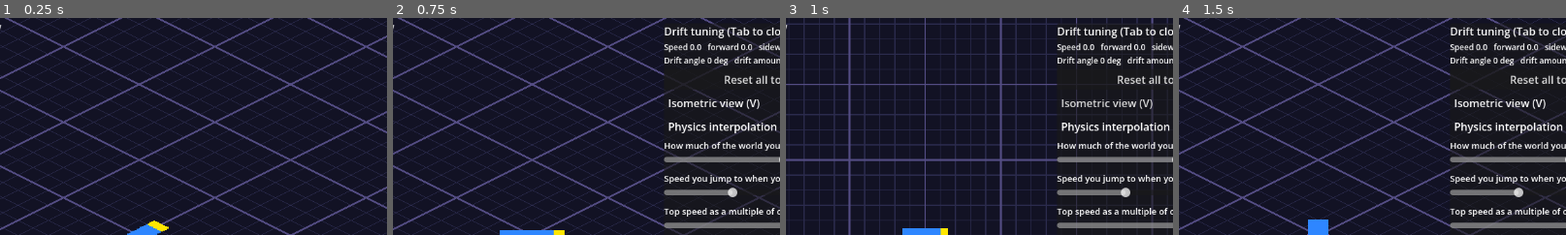
Above: before the commit, frames 1-4 (left to right).
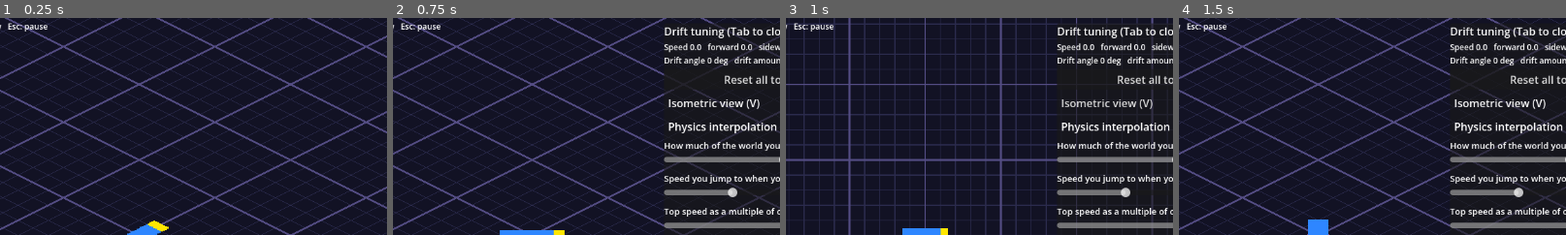
Above: after the commit, the same moments.

Repository: akyrat/solid-carbide-game
Game: Godot game, scene res://scenes/drift_prototype/drift_prototype.tscn
Two runs of this game, one before a commit and one after it. Both use one fixed random seed, a clock stepped at 60 frames per second and the inputs below.
Inputs (mouse positions are % of the whole screen's width and height, from its top left):
- Up to frame 1 (0.25 s): no input
- Up to frame 2 (0.75 s): tap Enter at 0.5 s; move the mouse to (72, 45) at 0.52 s; hold D (car_steer_right) from 0.53 s (still down); tap Tab (toggle_tuning_panel) at 0.6 s; click (72, 45) at 0.67 s
- Up to frame 3 (1 s): keep holding D (car_steer_right); tap V (toggle_view) at 0.8 s
- Up to frame 4 (1.5 s): release D (car_steer_right) at 1.25 s; click "Isometric view (V)" at 1.25 s
The pictures show only the part of the screen within x 32-82%, y 0-50%; the shares and areas given below are measured in that part.

The runs differ from the first frame. In frame 1, 0.2% of the frame differs, in the area x 2-13%, y 2-7%; in frame 2, 0.2%; in frame 3, 0.2%; in frame 4, 0.2%.

Commit message:
T-015: Escape pauses, pause screen with camera zoom slider saved between sessions
Co-Authored-By: Claude Sonnet 5.5 <noreply@anthropic.com>
Claude-Session: https://claude.ai/code/session_01BsKNceX51zuzG83VBfecS3

Diff:
--- a/game/project.godot
+++ b/game/project.godot
@@ -40,6 +40,11 @@
 "events": [Object(InputEventKey,"resource_local_to_scene":false,"resource_name":"","device":-1,"window_id":0,"alt_press …(192 unchanged characters)…
 ]
 }
+pause={
+"deadzone": 0.2,
+"events": [Object(InputEventKey,"resource_local_to_scene":false,"resource_name":"","device":-1,"window_id":0,"alt_pressed":false,"shift_pressed":false,"ctrl_pressed":false,"meta_pressed":false,"pressed":false,"keycode":0,"physical_keycode":4194305,"key_label":0,"unicode":0,"location":0,"echo":false,"script":null)
+]
+}
 toggle_tuning_panel={
 "deadzone": 0.2,
 "events": [Object(InputEventKey,"resource_local_to_scene":false,"resource_name":"","device":-1,"window_id":0,"alt_press …(195 unchanged characters)…
--- a/game/scripts/driving/drift_prototype.gd
+++ b/game/scripts/driving/drift_prototype.gd
@@ -12,6 +12,8 @@
 const CarSpriteScript := preload("res://scripts/driving/car_sprite.gd")
 const GroundGridScript := preload("res://scripts/driving/ground_grid.gd")
 const TuningPanelScript := preload("res://scripts/driving/tuning_panel.gd")
+const PauseScreenScript := preload("res://scripts/ui/pause_screen.gd")
+const GameSettingsScript := preload("res://scripts/ui/game_settings.gd")
 
 const ACTION_TOGGLE_PANEL := "toggle_tuning_panel"
 const ACTION_TOGGLE_VIEW := "toggle_view"
@@ -34,6 +36,7 @@
 var camera: Camera2D
 var panel: CanvasLayer
 var hint: CanvasLayer
+var pause_screen: CanvasLayer
 
 
 func _ready() -> void:
@@ -74,15 +77,22 @@
 	hint = CanvasLayer.new()
 	hint.name = "Hint"
 	var hint_label := Label.new()
-	hint_label.text = "W/S drive, A/D steer   Tab: tuning panel   V: flat / isometric view"
+	hint_label.text = "W/S drive, A/D steer   Tab: tuning panel   V: flat / isometric view   Esc: pause"
 	hint_label.position = Vector2(8, 4)
 	hint_label.add_theme_font_size_override("font_size", 12)
 	hint.add_child(hint_label)
 	add_child(hint)
 
+	zoom = GameSettingsScript.load_zoom()
+	pause_screen = PauseScreenScript.new()
+	pause_screen.name = "PauseScreenLayer"
+	add_child(pause_screen)
+	pause_screen.setup(self)
+
 	set_physics_interpolation(physics_interpolation)
 	set_view(view)
 	set_zoom(zoom)
+	panel.refresh()
 	get_viewport().size_changed.connect(_apply_zoom)
 	car.stepped.connect(sync_view)
 
--- /dev/null
+++ b/game/scripts/ui/game_settings.gd
@@ -0,0 +1,31 @@
+class_name GameSettings
+extends RefCounted
+## The player's saved settings, in a small file under user:// (task T-015).
+## For now only the camera zoom. No nodes, so tests run it directly.
+
+const DEFAULT_ZOOM := 14.4
+const MIN_ZOOM := 6.0
+const MAX_ZOOM := 20.0
+const DEFAULT_PATH := "user://settings.cfg"
+
+## Where the settings are read and written. Tests point this at a test file.
+static var path := DEFAULT_PATH
+
+
+## The saved camera zoom, or DEFAULT_ZOOM when there is no file or no valid value.
+static func load_zoom() -> float:
+	var cfg := ConfigFile.new()
+	if cfg.load(path) != OK:
+		return DEFAULT_ZOOM
+	var v = cfg.get_value("camera", "zoom", DEFAULT_ZOOM)
+	if not (v is float or v is int):
+		return DEFAULT_ZOOM
+	return clampf(float(v), MIN_ZOOM, MAX_ZOOM)
+
+
+## Saves the camera zoom, keeping any other settings already in the file.
+static func save_zoom(zoom: float) -> bool:
+	var cfg := ConfigFile.new()
+	cfg.load(path)
+	cfg.set_value("camera", "zoom", clampf(zoom, MIN_ZOOM, MAX_ZOOM))
+	return cfg.save(path) == OK
--- /dev/null
+++ b/game/scripts/ui/pause_screen.gd
@@ -0,0 +1,123 @@
+extends CanvasLayer
+## The pause screen (task T-015): a title, a hint that Escape resumes and one
+## setting, the camera zoom slider. Escape (the "pause" action) pauses and
+## resumes. It only shows the screen and collects input; the zoom itself is set
+## by the scene it belongs to (set_zoom) and saved by GameSettings.
+## Texts are from task T-047.
+
+const GameSettingsScript := preload("res://scripts/ui/game_settings.gd")
+
+const ACTION_PAUSE := "pause"
+const TEXT_TITLE := "Paused"
+const TEXT_HINT := "Press Escape to get back to the stream."
+const TEXT_ZOOM_LABEL := "Camera zoom, for the fans"
+
+## The scene whose camera zoom this slider sets (needs `zoom` and set_zoom()).
+var target: Node
+var zoom_slider: HSlider
+var title_label: Label
+var hint_label: Label
+var zoom_label: Label
+var _value_label: Label
+var _root: Control
+
+
+func setup(t: Node) -> void:
+	target = t
+	layer = 20
+	process_mode = Node.PROCESS_MODE_ALWAYS
+	_root = Control.new()
+	_root.name = "PauseScreen"
+	_root.set_anchors_preset(Control.PRESET_FULL_RECT)
+	add_child(_root)
+	var dim := ColorRect.new()
+	dim.color = Color(0, 0, 0, 0.6)
+	dim.set_anchors_preset(Control.PRESET_FULL_RECT)
+	_root.add_child(dim)
+	var center := CenterContainer.new()
+	center.set_anchors_preset(Control.PRESET_FULL_RECT)
+	_root.add_child(center)
+	var box := VBoxContainer.new()
+	box.custom_minimum_size.x = 420.0
+	box.add_theme_constant_override("separation", 12)
+	center.add_child(box)
+
+	title_label = Label.new()
+	title_label.text = TEXT_TITLE
+	title_label.horizontal_alignment = HORIZONTAL_ALIGNMENT_CENTER
+	title_label.add_theme_font_size_override("font_size", 48)
+	box.add_child(title_label)
+	hint_label = Label.new()
+	hint_label.text = TEXT_HINT
+	hint_label.horizontal_alignment = HORIZONTAL_ALIGNMENT_CENTER
+	hint_label.add_theme_font_size_override("font_size", 18)
+	box.add_child(hint_label)
+	zoom_label = Label.new()
+	zoom_label.text = TEXT_ZOOM_LABEL
+	zoom_label.add_theme_font_size_override("font_size", 16)
+	box.add_child(zoom_label)
+	var row := HBoxContainer.new()
+	box.add_child(row)
+	zoom_slider = HSlider.new()
+	zoom_slider.name = "ZoomSlider"
+	zoom_slider.min_value = GameSettingsScript.MIN_ZOOM
+	zoom_slider.max_value = GameSettingsScript.MAX_ZOOM
+	zoom_slider.step = 0.1
+	zoom_slider.value = target.zoom
+	zoom_slider.size_flags_horizontal = Control.SIZE_EXPAND_FILL
+	zoom_slider.focus_mode = Control.FOCUS_NONE
+	zoom_slider.value_changed.connect(_on_zoom_changed)
+	row.add_child(zoom_slider)
+	_value_label = Label.new()
+	_value_label.custom_minimum_size.x = 50.0
+	_value_label.horizontal_alignment = HORIZONTAL_ALIGNMENT_RIGHT
+	row.add_child(_value_label)
+	_update_value_label()
+	visible = false
+
+
+func _input(event: InputEvent) -> void:
+	if event.is_action_pressed(ACTION_PAUSE):
+		toggle()
+		get_viewport().set_input_as_handled()
+
+
+func is_paused() -> bool:
+	return get_tree().paused
+
+
+func toggle() -> void:
+	if get_tree().paused:
+		resume()
+	else:
+		pause()
+
+
+func pause() -> void:
+	zoom_slider.set_value_no_signal(target.zoom)
+	_update_value_label()
+	get_tree().paused = true
+	visible = true
+
+
+func resume() -> void:
+	get_tree().paused = false
+	visible = false
+
+
+func _on_zoom_changed(v: float) -> void:
+	target.set_zoom(v)
+	GameSettingsScript.save_zoom(v)
+	_update_value_label()
+	if target.panel != null:
+		target.panel.refresh()
+
+
+func _update_value_label() -> void:
+	_value_label.text = "%.1f" % zoom_slider.value
+
+
+func _exit_tree() -> void:
+	# Never leave the whole tree paused behind a removed screen.
+	if get_tree() != null and get_tree().paused:
+		get_tree().paused = false
--- /dev/null
+++ b/game/tests/fixtures/pause_screen_demo.gd
@@ -0,0 +1,20 @@
+extends Node
+## Test fixture for a screenshot of the pause screen (task T-015): drives the
+## prototype for a few steps, then pauses it.
+
+var prototype: Node2D
+var _steps := 0
+
+
+func _ready() -> void:
+	prototype = preload("res://scenes/drift_prototype/drift_prototype.tscn").instantiate()
+	add_child(prototype)
+	prototype.car.use_keyboard = false
+	prototype.car.scripted_input = [true, false, 0.5]
+	prototype.car.stepped.connect(_on_stepped)
+
+
+func _on_stepped() -> void:
+	_steps += 1
+	if _steps == 30:
+		prototype.pause_screen.pause()
--- /dev/null
+++ b/game/tests/fixtures/pause_screen_demo.tscn
@@ -0,0 +1,6 @@
+[gd_scene load_steps=2 format=3]
+
+[ext_resource type="Script" path="res://tests/fixtures/pause_screen_demo.gd" id="1_demo"]
+
+[node name="PauseScreenDemo" type="Node"]
+script = ExtResource("1_demo")
--- a/game/tests/unit/test_drift_prototype.gd
+++ b/game/tests/unit/test_drift_prototype.gd
@@ -37,6 +37,15 @@
 	"drift_exit_rate": [1.0, 30.0],
 	"camera_zoom": [6.0, 20.0],
 }
+
+
+func before_each() -> void:
+	# No saved settings file, so the zoom starts at its default.
+	GameSettings.path = "user://test_no_such_settings.cfg"
+
+
+func after_each() -> void:
+	GameSettings.path = GameSettings.DEFAULT_PATH
 
 
 func _scene() -> Node2D:
--- /dev/null
+++ b/game/tests/unit/test_pause_screen.gd
@@ -0,0 +1,121 @@
+extends GutTest
+## Task T-015: Escape pauses and resumes, the pause screen's texts and zoom
+## slider, and the saved zoom setting.
+
+const SCENE := preload("res://scenes/drift_prototype/drift_prototype.tscn")
+const TEST_PATH := "user://test_settings_t015.cfg"
+
+
+func before_each() -> void:
+	GameSettings.path = TEST_PATH
+	DirAccess.remove_absolute(TEST_PATH)
+
+
+func after_each() -> void:
+	get_tree().paused = false
+	DirAccess.remove_absolute(TEST_PATH)
+	GameSettings.path = GameSettings.DEFAULT_PATH
+
+
+func _scene() -> Node2D:
+	var p: Node2D = SCENE.instantiate()
+	add_child_autofree(p)
+	p.car.use_keyboard = false
+	p.car.scripted_input = [true, false, 0.5]
+	return p
+
+
+func _escape(pressed: bool) -> void:
+	var e := InputEventAction.new()
+	e.action = "pause"
+	e.pressed = pressed
+	Input.parse_input_event(e)
+
+
+func test_escape_is_an_action_in_the_input_map() -> void:
+	assert_true(InputMap.has_action("pause"))
+	var found := false
+	for e in InputMap.action_get_events("pause"):
+		if e is InputEventKey and e.physical_keycode == KEY_ESCAPE:
+			found = true
+	assert_true(found, "pause is bound to Escape")
+
+
+func test_escape_pauses_and_the_car_stops_then_resumes_exactly() -> void:
+	var p := _scene()
+	await wait_physics_frames(10)
+	assert_ne(p.car.position, Vector2.ZERO, "the car moves while running")
+	var press := InputEventAction.new()
+	press.action = "pause"
+	press.pressed = true
+	p.pause_screen._input(press)
+	assert_true(get_tree().paused, "Escape pauses")
+	assert_true(p.pause_screen.visible)
+	var pos: Vector2 = p.car.position
+	var vel: Vector2 = p.car.velocity
+	var rot: float = p.car.rotation
+	await wait_physics_frames(8)
+	assert_eq(p.car.position, pos, "position unchanged while paused")
+	assert_eq(p.car.velocity, vel, "velocity unchanged while paused")
+	assert_eq(p.car.rotation, rot, "rotation unchanged while paused")
+	p.pause_screen._input(press)
+	assert_false(get_tree().paused, "Escape again resumes")
+	assert_false(p.pause_screen.visible)
+	assert_eq(p.car.position, pos, "resumes from exactly where it was")
+	await wait_physics_frames(3)
+	assert_ne(p.car.position, pos, "the car moves again")
+
+
+func test_pause_screen_texts_and_slider_label() -> void:
+	var p := _scene()
+	assert_eq(p.pause_screen.title_label.text, "Paused")
+	assert_eq(p.pause_screen.hint_label.text, "Press Escape to get back to the stream.")
+	assert_eq(p.pause_screen.zoom_label.text, "Camera zoom, for the fans")
+
+
+func test_slider_range_default_and_it_moves_the_camera() -> void:
+	var p := _scene()
+	var sl: HSlider = p.pause_screen.zoom_slider
+	assert_almost_eq(sl.min_value, 6.0, 1e-9)
+	assert_almost_eq(sl.max_value, 20.0, 1e-9)
+	assert_almost_eq(sl.value, 14.4, 1e-6)
+	var before: float = p.camera.zoom.y
+	sl.value = 8.0
+	assert_almost_eq(p.zoom, 8.0, 1e-9)
+	assert_gt(p.camera.zoom.y, before, "smaller size = more magnification")
+	var h: float = p.get_viewport().get_visible_rect().size.y
+	assert_almost_eq(p.camera.zoom.y, h / (2.0 * 8.0 * 16.0), 1e-5)
+	assert_almost_eq(p.panel.sliders["camera_zoom"].value, 8.0, 1e-6, "tuning panel shows the same value")
+
+
+func test_tuning_panel_change_shows_in_pause_slider() -> void:
+	var p := _scene()
+	p.panel.sliders["camera_zoom"].value = 10.0
+	p.pause_screen.pause()
+	assert_almost_eq(p.pause_screen.zoom_slider.value, 10.0, 1e-6)
+
+
+func test_zoom_is_saved_and_read_back_by_a_new_instance() -> void:
+	var p := _scene()
+	p.pause_screen.zoom_slider.value = 9.5
+	assert_true(FileAccess.file_exists(TEST_PATH))
+	var q := _scene()
+	assert_almost_eq(q.zoom, 9.5, 1e-6)
+	assert_almost_eq(q.pause_screen.zoom_slider.value, 9.5, 1e-6)
+	assert_almost_eq(GameSettings.load_zoom(), 9.5, 1e-6)
+
+
+func test_no_settings_file_gives_default_zoom() -> void:
+	assert_false(FileAccess.file_exists(TEST_PATH))
+	assert_almost_eq(GameSettings.load_zoom(), 14.4, 1e-12)
+	assert_almost_eq(_scene().zoom, 14.4, 1e-12)
+
+
+func test_bad_saved_values_fall_back_or_clamp() -> void:
+	var cfg := ConfigFile.new()
+	cfg.set_value("camera", "zoom", "wide")
+	cfg.save(TEST_PATH)
+	assert_almost_eq(GameSettings.load_zoom(), 14.4, 1e-12)
+	cfg.set_value("camera", "zoom", 99.0)
+	cfg.save(TEST_PATH)
+	assert_almost_eq(GameSettings.load_zoom(), 20.0, 1e-12)
Not shown, added: game/scripts/ui/game_settings.gd.uid
Not shown, added: game/scripts/ui/pause_screen.gd.uid
Not shown, added: game/tests/fixtures/pause_screen_demo.gd.uid
Not shown, added: game/tests/unit/test_pause_screen.gd.uid
Not shown, changed: game/README.md
Not shown, changed: tasks/T-015-pause-on-escape.md
